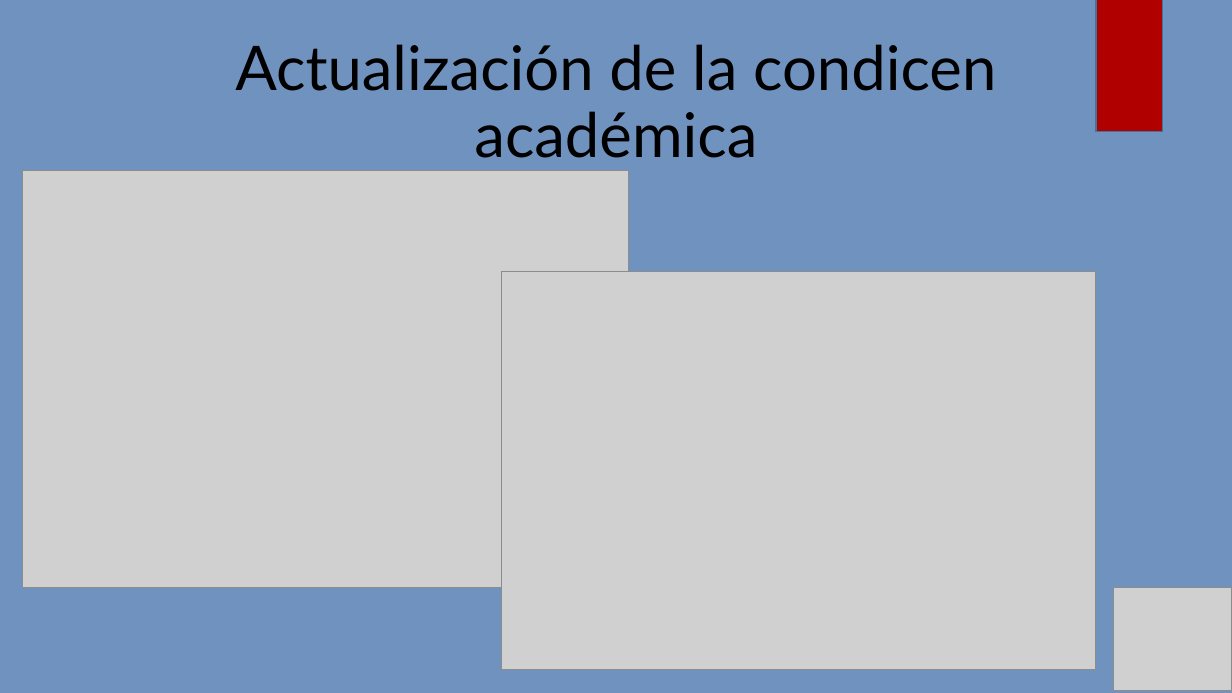
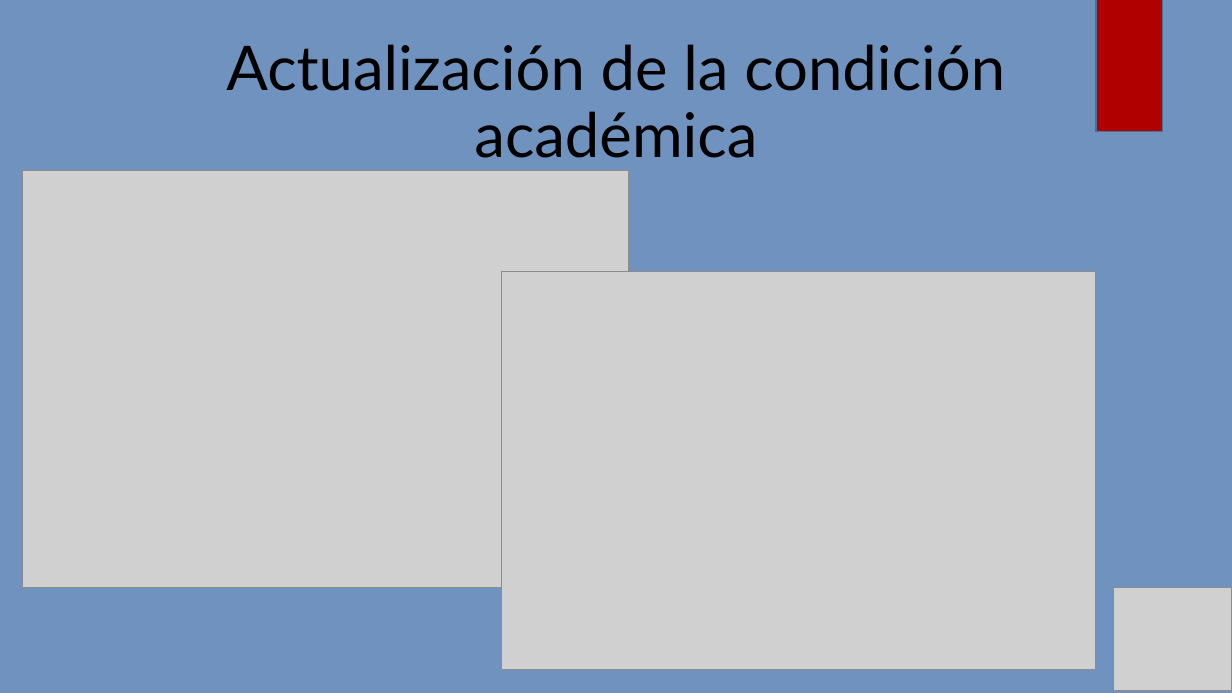
Before and after one commit to YasCueLav/Tesis, a slide deck: slide 9 of Archivos Varios/presentacion/GESTUS.pptx. Drawn at 1232x693 pixels with LibreOffice and Linux fonts; fonts in the diff are those of the drawing; grey boxes stand for pictures. Boxes give left, top, right and bottom in pixels: in the first picture for what was removed or moved away, otherwise in the second. Text is boxed around its words. In the diff, an @@ line names an element or a change of style, - is before the commit and + after.

```diff
--- a/Archivos Varios/presentacion/GESTUS.pptx
+++ b/Archivos Varios/presentacion/GESTUS.pptx
@@ title at (226,44,1005,158): text changed @@
-Actualización de la condicen académica
+Actualización de la condición académica
```
Also in this commit, not shown: 3 other slides changed, 1 other file.
